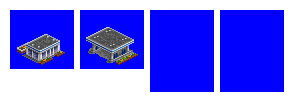
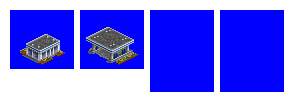
Before/after of a 300x100 layered artwork. What changed in the layer stack:
added layer "more plants copy" above "plants" over 20, 42, 28, 55
hid "plants" over 17, 42, 28, 54
